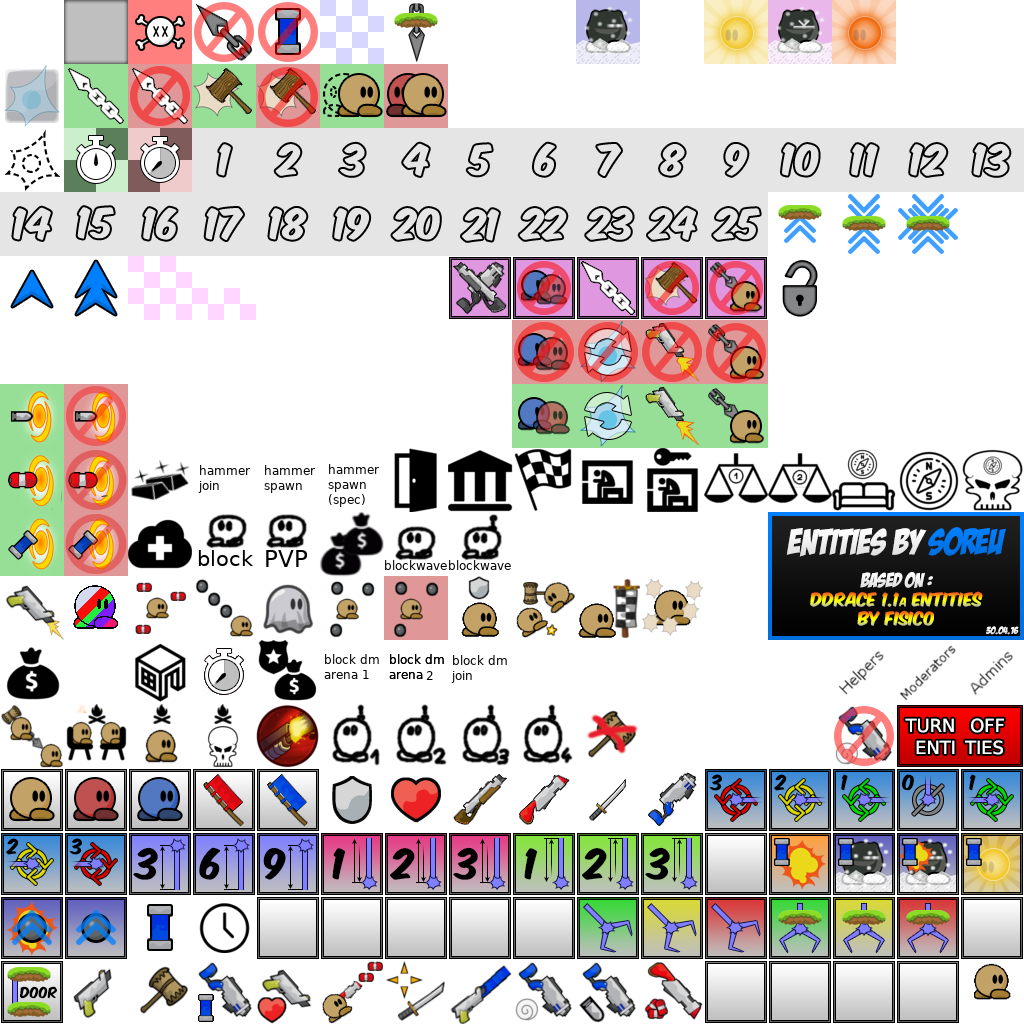
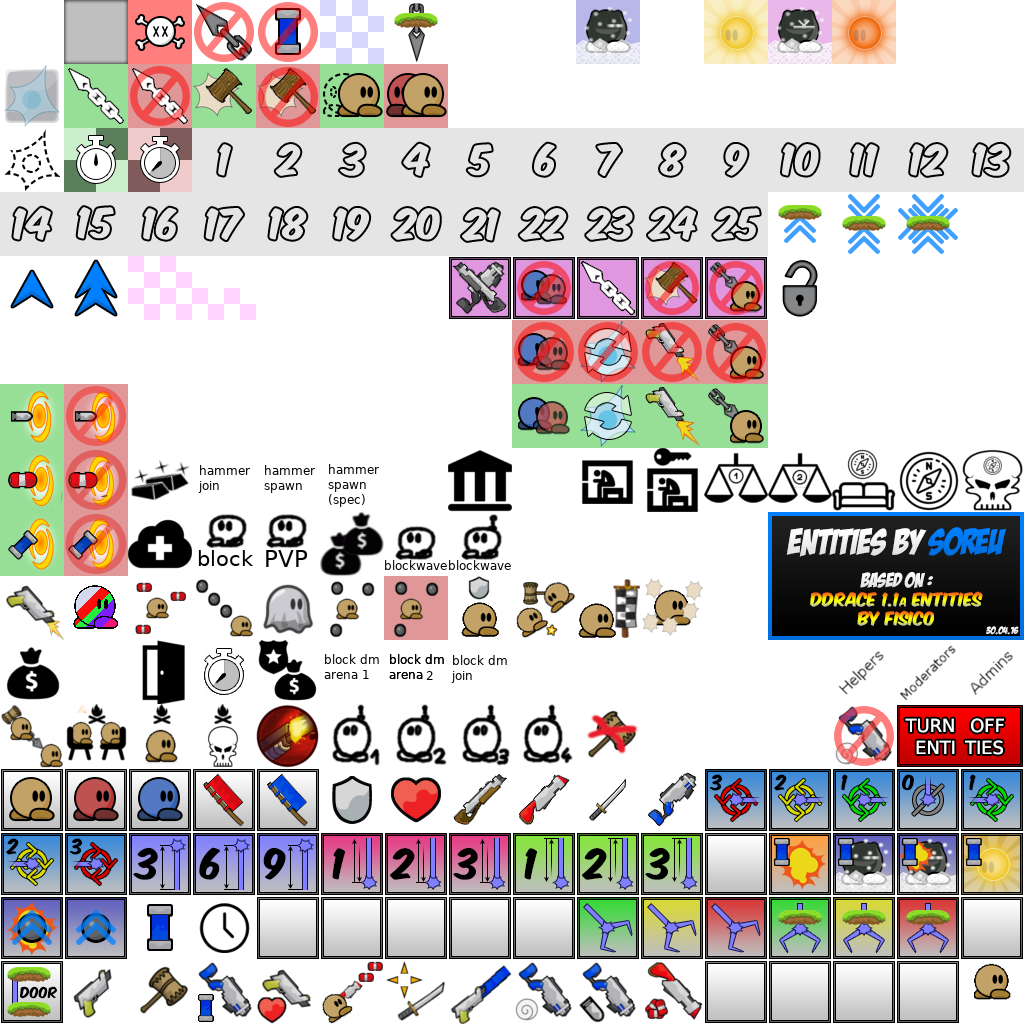
Comparing the layer stacks of the two 1024px x 1024px images. Changes:
painted on "ddnetpp.png" over [142, 448, 572, 704]
painted on "fddrace.png" over [134, 640, 186, 704]
